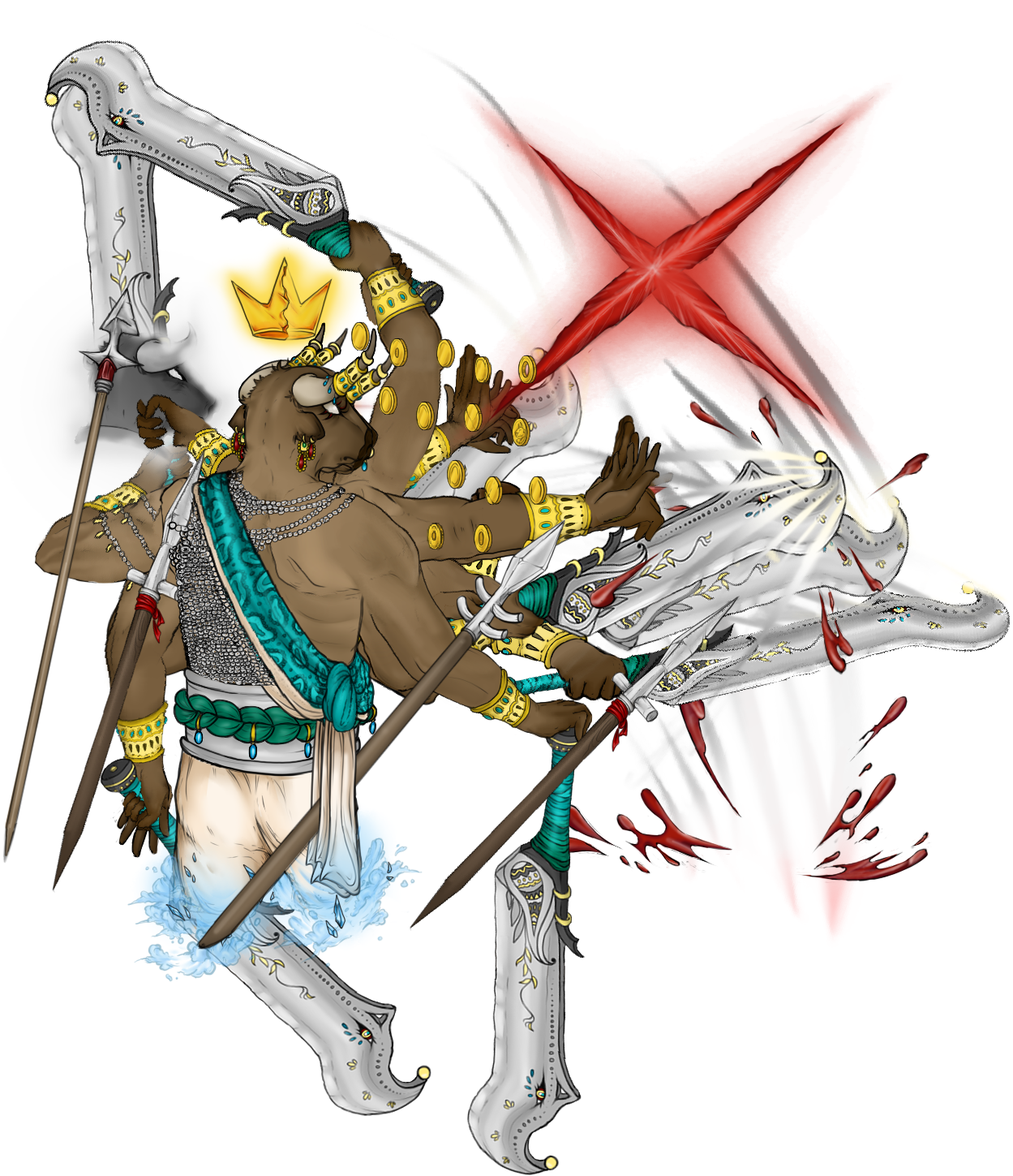
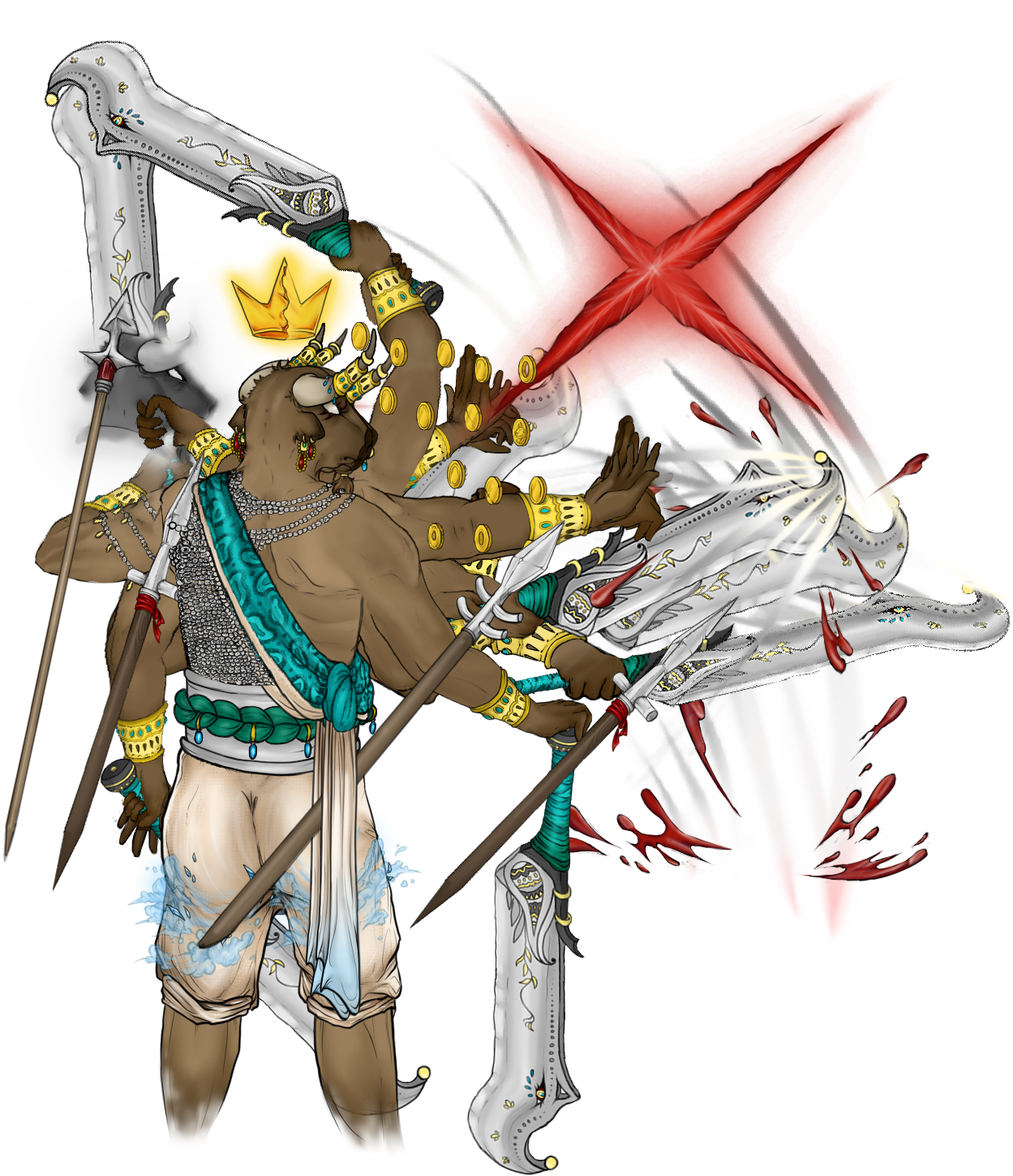
The second 1013x1176 image is a revision of the first. Changes to its layers:
painted on "habits_tissupendant_face" over [left=313, top=712, right=363, bottom=1017]
added layer "idle_tête_barbe" in group "Tete" over [left=331, top=473, right=356, bottom=500]
painted on "idle_habits_tissupendant" over [left=305, top=712, right=353, bottom=1022]
removed layer "idle_torse_jambes_devant" (2nd of 2, in "Corps" › "Jambes") from group "Jambes" over [left=179, top=820, right=388, bottom=969]
painted on "idle_torse_jambes" over [left=153, top=733, right=406, bottom=1168]
painted on "conseillers_tete" over [left=73, top=321, right=224, bottom=472]
